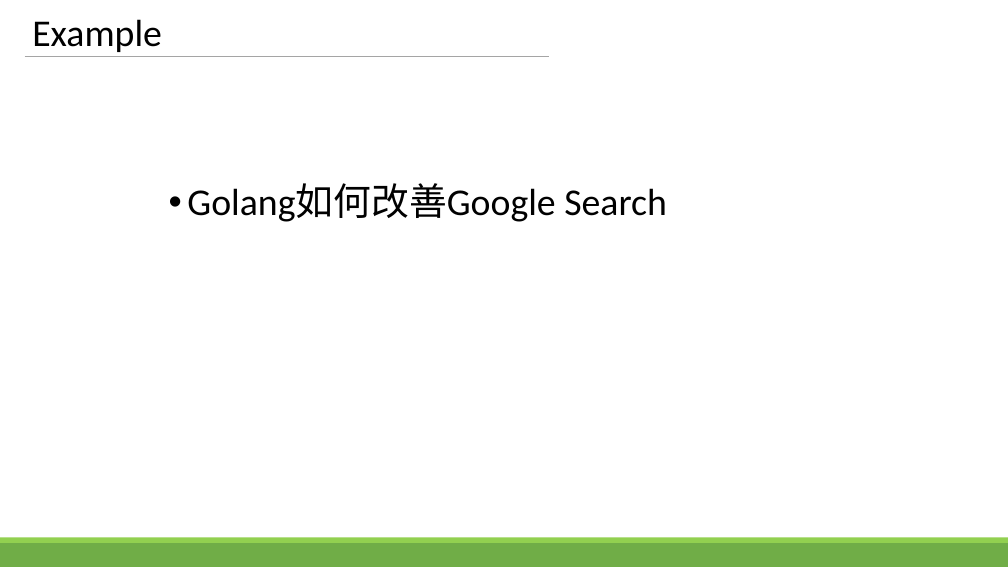
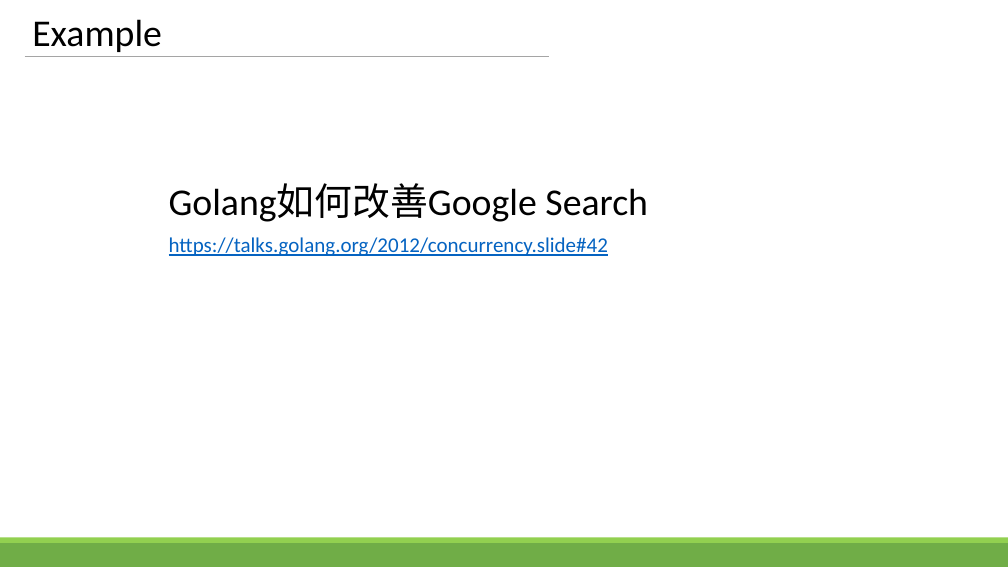
Before and after one commit to zhengbr2/sharing, a slide deck: slide 18 of GolangConcurency.pptx. Drawn at 1008x567 pixels with LibreOffice and Linux fonts; fonts in the diff are those of the drawing. Boxes give left, top, right and bottom in pixels: in the first picture for what was removed or moved away, otherwise in the second. Text is boxed around its words. In the diff, an @@ line names an element or a change of style, - is before the commit and + after.

Commit message:
ppt 1.0

```diff
--- a/GolangConcurency.pptx
+++ b/GolangConcurency.pptx
@@ text at (169, 184, 648, 222): bullet • to none @@
@@ text at (169, 237, 608, 256): paragraph added @@
+https://talks.golang.org/2012/concurrency.slide#42
```
Also in this commit, not shown: 1 other slide changed, 10 slides added, 2 slides removed.
